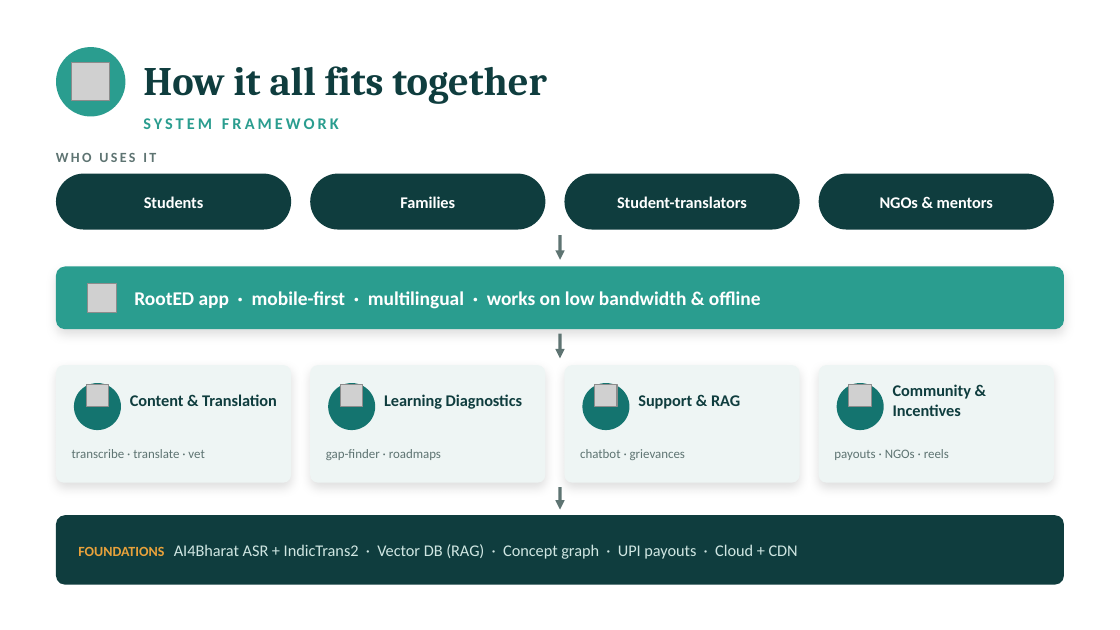
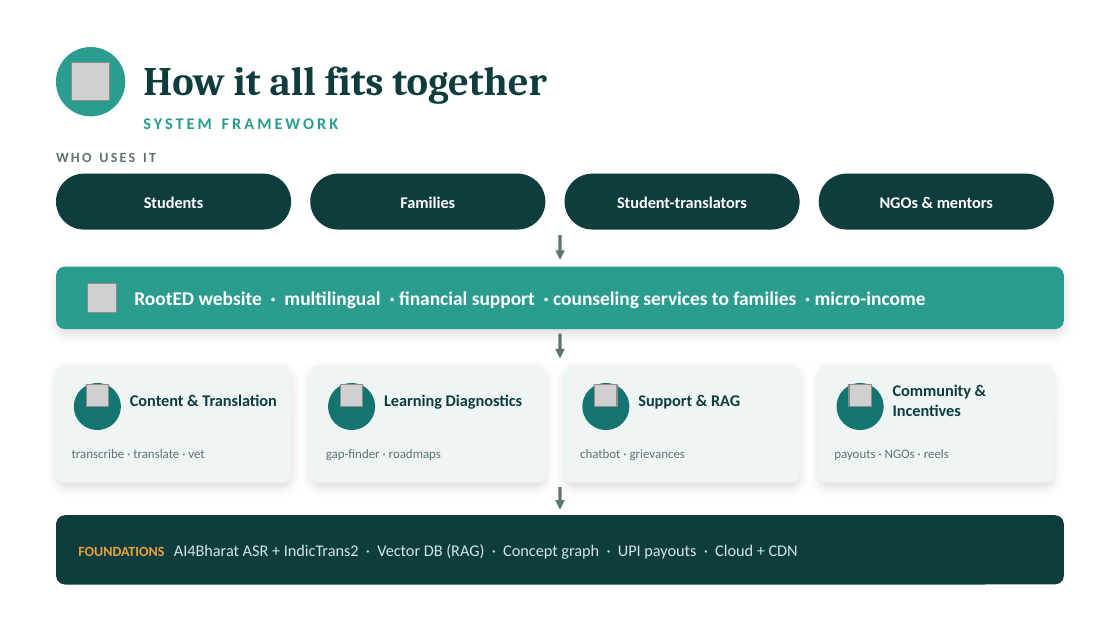
Before and after one commit to akash-cse-iitm/RootED-Hackathon, a slide deck: slide 6 of RootED_Hackathon (1).pptx. Drawn at 1120x630 pixels with LibreOffice and Linux fonts; fonts in the diff are those of the drawing; grey boxes stand for pictures. Boxes give left, top, right and bottom in pixels: in the first picture for what was removed or moved away, otherwise in the second. Text is boxed around its words. In the diff, an @@ line names an element or a change of style, - is before the commit and + after.

```diff
--- a/RootED_Hackathon (1).pptx
+++ b/RootED_Hackathon (1).pptx
@@ text at [134, 291, 926, 309]: text changed @@
-RootED app · mobile-first · multilingual · works on low bandwidth & offline
+RootED website · multilingual · financial support · counseling services to families · micro-income
```
Also in this commit, not shown: 1 slide removed, 38 other files.
